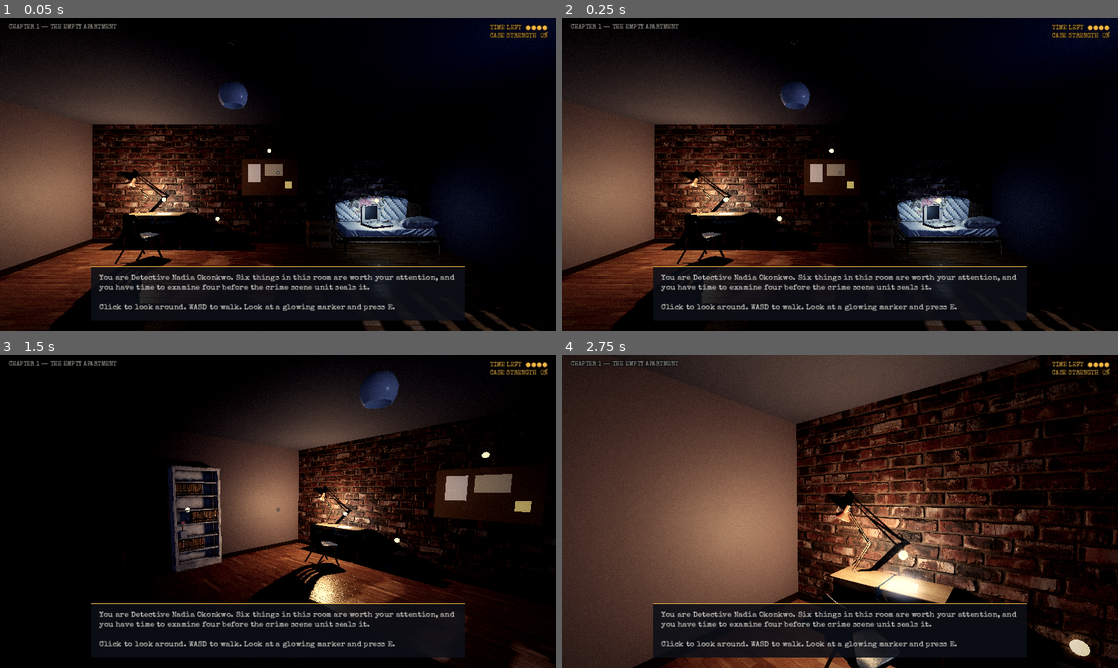
Above: before the commit, frames 1-4 (two rows, left to right).
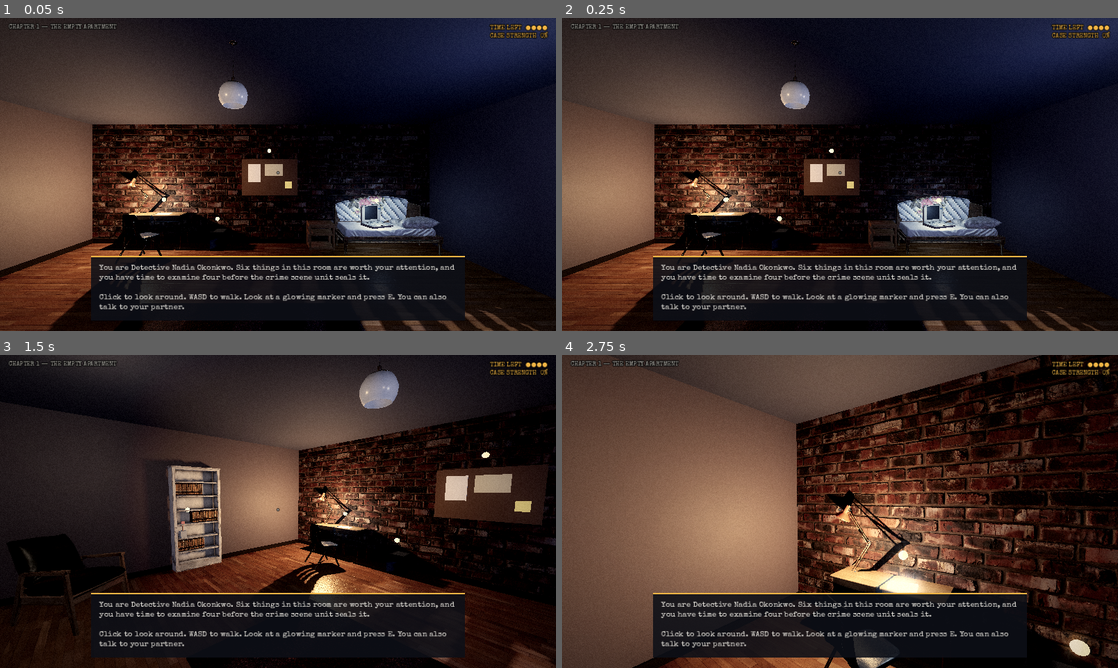
Above: after the commit, the same moments.

Repository: ErnestoEverhard/LawAndOrder-Detroit
Game: Godot game, scene res://main.tscn
Two runs of this game, one before a commit and one after it. Both use one fixed random seed, a clock stepped at 60 frames per second and the inputs below.
Inputs (mouse positions are in pixels of both pictures, inside the frame that each line leads up to):
- Up to frame 1 (0.05 s): no input
- Up to frame 2 (0.25 s): no input
- Up to frame 3 (1.5 s): tap Enter at 0.5 s; move the mouse to (400, 495) at 0.52 s; hold D 0.53-1.28 s; tap E at 0.6, 1.35 s; click (400, 495) at 0.67 s; move the mouse to (250, 511) at 1.27 s; hold W from 1.28 s (still down)
- Up to frame 4 (2.75 s): keep holding W; move the mouse to (851, 505) at 2.02 s; tap E at 2.1 s

The runs differ from the first frame. In frame 1, 38% of the frame differs, in the area x 0-100%, y 0-100%; in frame 2, 38%; in frame 3, 48%; in frame 4, 30%.

Commit message:
Fix collisions, let the player talk to Reyes, brighten the walls
Collision boxes now sit where the furniture is, the doorway is blocked
and leads to a hallway stub, Reyes is solid and answers E with lines
that follow the search, the window fills without black bars, and the
door and window walls get fill light.

Co-Authored-By: Claude Fable 5.2 <noreply@anthropic.com>

Diff:
--- a/godot/apartment.gd
+++ b/godot/apartment.gd
@@ -27,6 +27,7 @@
 var left := BUDGET
 var strength := 0
 var looking: StaticBody3D = null
+var talks := 0
 var ui_prompt: Label
 var ui_info: Label
 var ui_panel: PanelContainer
@@ -41,7 +42,7 @@
 	_people()
 	_player()
 	_ui()
-	_say("You are Detective Nadia Okonkwo. Six things in this room are worth your attention, and you have time to examine four before the crime scene unit seals it.\n\nClick to look around. WASD to walk. Look at a glowing marker and press E.")
+	_say("You are Detective Nadia Okonkwo. Six things in this room are worth your attention, and you have time to examine four before the crime scene unit seals it.\n\nClick to look around. WASD to walk. Look at a glowing marker and press E. You can also talk to your partner.")
 	var args := OS.get_cmdline_user_args()
 	if args.size() >= 2 and args[0] == "--shot":
 		if args.size() >= 6:
@@ -109,7 +110,7 @@
 	m.uv1_scale = Vector3.ONE * scale
 	return m
 
-func _model(id: String, pos: Vector3, rot_y := 0.0, scale := 1.0, solid := Vector3.ZERO) -> Node3D:
+func _model(id: String, pos: Vector3, rot_y := 0.0, scale := 1.0, solid := Vector3.ZERO, off_z := 0.0) -> Node3D:
 	# A Poly Haven model. Its front faces +Z and its origin is on the floor.
 	var n: Node3D = (load("res://assets/models/%s/%s_1k.gltf" % [id, id]) as PackedScene).instantiate()
 	n.position = pos
@@ -122,7 +123,7 @@
 		var shape := BoxShape3D.new()
 		shape.size = solid
 		cs.shape = shape
-		cs.position.y = solid.y / 2.0
+		cs.position = Vector3(0, solid.y / 2.0, off_z)   # models are not centred on their origin
 		body.add_child(cs)
 		body.position = pos
 		body.rotation.y = rot_y
@@ -166,8 +167,8 @@
 	env.background_mode = Environment.BG_SKY
 	env.sky = sky
 	env.ambient_light_source = Environment.AMBIENT_SOURCE_COLOR
-	env.ambient_light_color = Color(0.20, 0.24, 0.38)
-	env.ambient_light_energy = 0.8
+	env.ambient_light_color = Color(0.27, 0.29, 0.38)
+	env.ambient_light_energy = 1.15
 	env.reflected_light_source = Environment.REFLECTION_SOURCE_SKY
 	env.tonemap_mode = Environment.TONE_MAPPER_ACES
 	env.glow_enabled = true
@@ -201,6 +202,23 @@
 	]:
 		_box(w[0], w[1], Color.WHITE).material_override = plaster
 	_box(Vector3(-0.35, 1.05, 3.4), Vector3(0.9, 2.1, 0.06), Color(0.30, 0.22, 0.16), false, 0.0, 1.0)  # door, ajar
+	# a stub of hallway beyond the door, so the doorway does not open onto the street
+	for h in [
+		[Vector3(0, 1.4, 4.75), Vector3(3.2, 2.8, 0.1)],
+		[Vector3(-1.6, 1.4, 3.9), Vector3(0.1, 2.8, 1.7)],
+		[Vector3(1.6, 1.4, 3.9), Vector3(0.1, 2.8, 1.7)],
+		[Vector3(0, 2.85, 3.9), Vector3(3.2, 0.1, 1.7)],
+	]:
+		_box(h[0], h[1], Color.WHITE, false).material_override = plaster
+	_box(Vector3(0, -0.05, 3.9), Vector3(3.2, 0.1, 1.7), Color.WHITE, false).material_override = _tex("concrete_floor_worn_001", "diff", 0.5)
+	var gap := StaticBody3D.new()                     # unseen barrier: the doorway is not an exit yet
+	var gap_cs := CollisionShape3D.new()
+	var gap_shape := BoxShape3D.new()
+	gap_shape.size = Vector3(1.0, 2.1, 0.1)
+	gap_cs.shape = gap_shape
+	gap.add_child(gap_cs)
+	gap.position = Vector3(0, 1.05, 3.05)
+	add_child(gap)
 	_box(Vector3(0, 0.05, -2.98), Vector3(8, 0.1, 0.03), Color(0.16, 0.14, 0.15), false)          # skirting
 	_box(Vector3(-3.98, 0.05, 0), Vector3(0.03, 0.1, 6), Color(0.16, 0.14, 0.15), false)
 	for i in 9:                                                                                    # blinds
@@ -229,7 +247,7 @@
 	_model("classic_laptop", Vector3(2.5, 0.52, -2.45), 0.35, 0.8)
 	_model("side_table_01", Vector3(1.35, 0, -2.72), 0.0, 1.0, Vector3(0.56, 0.55, 0.46))
 	# bookshelf on the west wall
-	var shelf := _model("Shelf_01", Vector3(-3.98, 0, 0.2), PI / 2, 1.0, Vector3(1.0, 2.08, 0.3))
+	var shelf := _model("Shelf_01", Vector3(-3.98, 0, 0.2), PI / 2, 1.0, Vector3(1.0, 2.08, 0.3), 0.13)
 	for y in [0.38, 0.94, 1.51]:
 		var books: Node3D = (load("res://assets/models/book_encyclopedia_set_01/book_encyclopedia_set_01_1k.gltf") as PackedScene).instantiate()
 		books.position = Vector3(-0.42 if y != 0.94 else -0.1, y + 0.01, 0.1)
@@ -238,8 +256,8 @@
 	_box(Vector3(-3.82, 0.87, 0.5), Vector3(0.02, 0.18, 0.02), Color(0.7, 0.5, 0.4), false)
 	_box(Vector3(-3.82, 0.97, 0.5), Vector3(0.06, 0.05, 0.06), Color(0.8, 0.45, 0.45), false)
 	# seating and the dead ceiling light
-	_model("modern_arm_chair_01", Vector3(-3.0, 0, 2.1), 2.3, 1.0, Vector3(0.8, 0.6, 0.9))
-	_model("sofa_02", Vector3(2.4, 0, 2.5), PI, 1.0, Vector3(1.8, 0.5, 0.85))
+	_model("modern_arm_chair_01", Vector3(-3.0, 0, 2.1), 2.3, 1.0, Vector3(0.8, 0.6, 0.9), -0.08)
+	_model("sofa_02", Vector3(2.4, 0, 2.5), PI, 1.0, Vector3(1.8, 0.5, 0.85), -0.1)
 	_model("modern_ceiling_lamp_01", Vector3(0, 2.1, 0.3), 0.0, 0.6)
 	# corkboard
 	_box(Vector3(0.2, 1.55, -2.97), Vector3(1.3, 0.85, 0.04), Color(0.50, 0.35, 0.22), false)
@@ -250,14 +268,27 @@
 func _people() -> void:
 	# Det. Sam Reyes, your partner, waiting just inside the door.
 	if ResourceLoader.exists("res://assets/mixamo/characters/leonard.fbx"):
-		_person("leonard", "idle", Vector3(1.5, 0, 1.2), -2.2)
+		var reyes := _person("leonard", "idle", Vector3(1.5, 0, 1.2), -2.2)
+		var body := StaticBody3D.new()
+		body.collision_layer = 3          # blocks the player (1) and is seen by the look ray (2)
+		var cs := CollisionShape3D.new()
+		var cap := CapsuleShape3D.new()
+		cap.radius = 0.28
+		cap.height = 1.8
+		cs.shape = cap
+		cs.position.y = 0.9
+		body.add_child(cs)
+		body.set_meta("talk", "Reyes")
+		reyes.add_child(body)
 
 func _lights() -> void:
 	_omni(Vector3(-2.6, 1.15, -2.45), Color(1.0, 0.72, 0.38), 1.6, 4.5, true)   # desk lamp
 	_omni(Vector3(-2.1, 0.95, -2.5), Color(0.55, 0.75, 1.0), 0.25, 1.2)         # tablet glow
 	_omni(Vector3(2.5, 0.85, -2.3), Color(0.6, 0.78, 1.0), 0.5, 2.2)            # laptop glow
 	_omni(Vector3(0.3, 2.1, 3.9), Color(1.0, 0.9, 0.72), 1.4, 5.0, true)        # hallway, through the door
-	_omni(Vector3(2.6, 2.0, 0.8), Color(0.45, 0.55, 0.9), 0.5, 5.0)            # cool fill, window side
+	_omni(Vector3(2.6, 2.0, 0.6), Color(0.50, 0.58, 0.9), 1.0, 6.0)            # cool fill, window side
+	_omni(Vector3(-1.6, 2.1, 1.9), Color(1.0, 0.85, 0.68), 0.55, 5.5)          # hallway spill on the door wall
+	_omni(Vector3(2.4, 2.1, 2.0), Color(0.75, 0.75, 0.85), 0.45, 4.5)          # lifts the corner by the sofa
 	# streetlight through the blinds
 	var s := SpotLight3D.new()
 	s.position = Vector3(6.4, 3.0, 1.1)
@@ -394,14 +425,37 @@
 
 func _process(_delta: float) -> void:
 	looking = null
-	if left > 0 and ray.is_colliding():
+	if ray.is_colliding():
 		var hit := ray.get_collider() as StaticBody3D
-		if hit and hit.has_meta("clue") and not hit.has_meta("used"):
+		if hit and hit.has_meta("talk"):
 			looking = hit
-	ui_prompt.text = "[ E ]  Examine the %s" % looking.get_meta("clue").name.to_lower() if looking else ""
+		elif hit and left > 0 and hit.has_meta("clue") and not hit.has_meta("used"):
+			looking = hit
+	if looking and looking.has_meta("talk"):
+		ui_prompt.text = "[ E ]  Talk to %s" % looking.get_meta("talk")
+	else:
+		ui_prompt.text = "[ E ]  Examine the %s" % looking.get_meta("clue").name.to_lower() if looking else ""
+
+func _reyes() -> String:
+	# What your partner says depends on how far the search has got.
+	talks += 1
+	if left == 0:
+		return "That's our time, Nadia. Crime scene has the room. Priya's still in the hall, and she's the one who called it in. Let's hear it from her."
+	if left == BUDGET:
+		return [
+			"Roommate's name is Priya Nair. She's out in the hall with a uniform. Says Tessa texts when she leaves work, every night, and tonight she didn't.",
+			"Crime scene's ten minutes out and they'll seal the room. We get four good looks, not six. Pick the ones that tell us where she was tonight.",
+		][(talks - 1) % 2]
+	return [
+		"You took her complaint three weeks ago. Whatever's in here, you'll know faster than I will what's new and what isn't.",
+		"Don't touch more than you have to. If this turns into a case, some defense lawyer is going to walk a jury through this room.",
+		"%d left. I'd want to know who had eyes on this place, and who knew her schedule." % left,
+	][(talks - 1) % 3]
 
 func _unhandled_input(e: InputEvent) -> void:
-	if e is InputEventKey and e.pressed and not e.echo and e.keycode == KEY_E and looking:
+	if e is InputEventKey and e.pressed and not e.echo and e.keycode == KEY_E and looking and looking.has_meta("talk"):
+		_say("DET. SAM REYES\n" + _reyes())
+	elif e is InputEventKey and e.pressed and not e.echo and e.keycode == KEY_E and looking:
 		var c: Dictionary = looking.get_meta("clue")
 		looking.set_meta("used", true)
 		(looking.get_meta("mark") as MeshInstance3D).visible = false
--- a/godot/project.godot
+++ b/godot/project.godot
@@ -12,6 +12,7 @@
 window/size/viewport_width=1280
 window/size/viewport_height=720
 window/stretch/mode="canvas_items"
+window/stretch/aspect="expand"
 
 [rendering]
 
